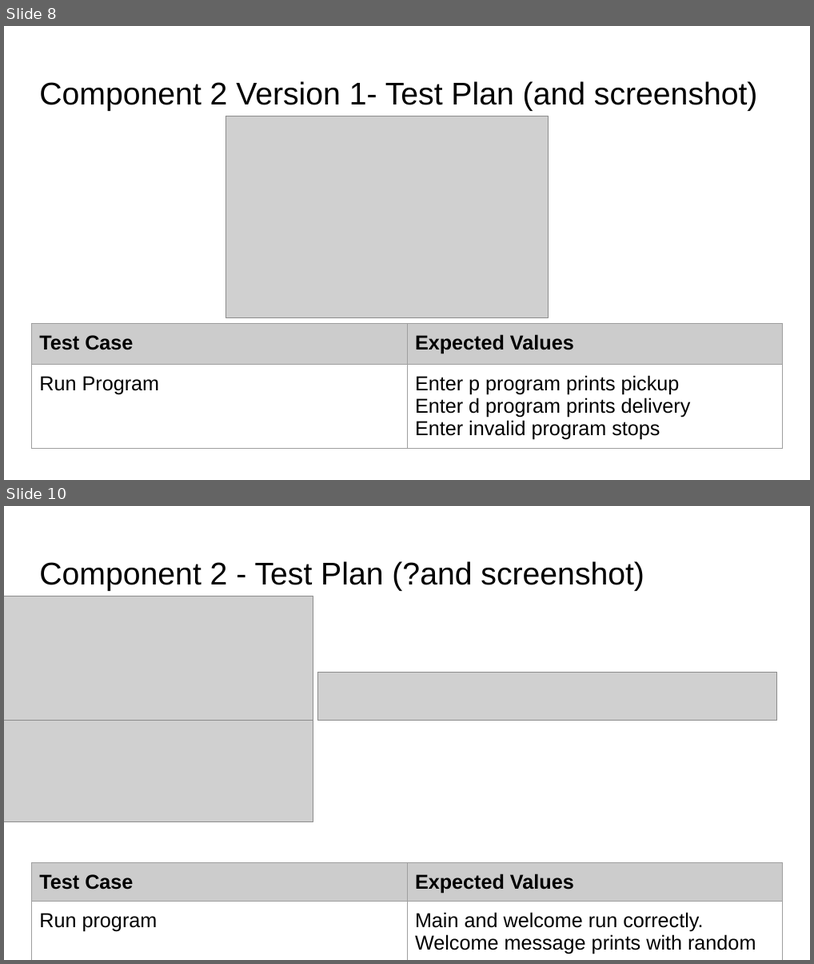
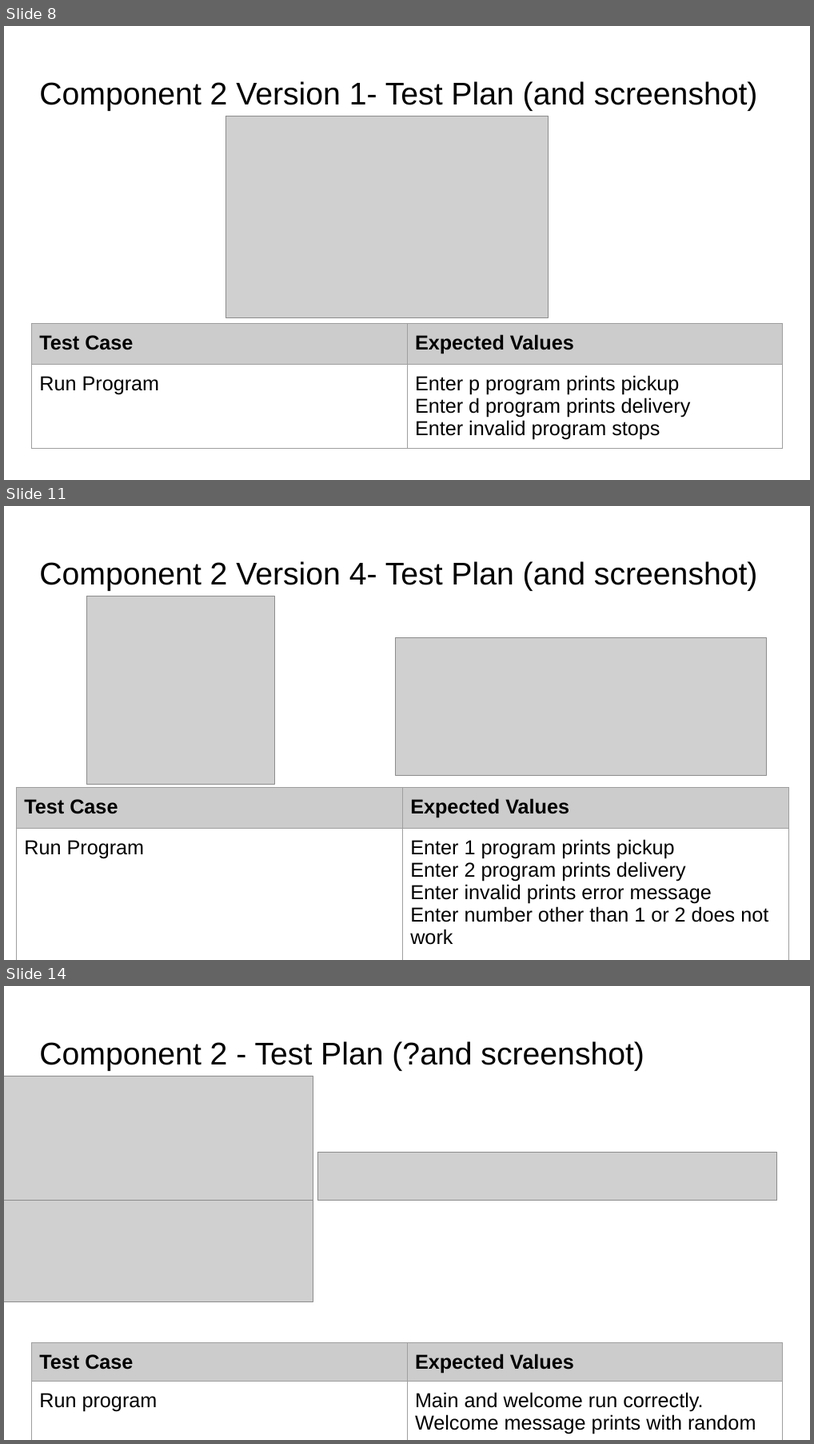
Before and after one commit to levinelson69/pizza_bot, a slide deck: 022_91893+_+91897+Documentation.pptx. Shown one above the other, each under a label of ours: slides 8 and 10 before the commit, slides 8, 11 and 14 after it; the slides between them are not shown. The pictures are 814x964 and 814x1444 pixels, drawn with LibreOffice and Linux fonts; fonts in the diff are those of the drawing; grey boxes stand for pictures. Boxes give left, top, right and bottom in pixels: in the first picture for what was removed or moved away, otherwise in the second. Text is boxed around its words. In the diff, an @@ line names an element or a change of style, - is before the commit and + after.

Commit message:
Created pickup or delivery menu
Created print versions of menu refining it in version 4

```diff
--- a/022_91893+_+91897+Documentation.pptx
+++ b/022_91893+_+91897+Documentation.pptx
@@ slide 11 added at (4, 506, 810, 960), background #FFFFFF @@
@@ title added at (39, 561, 758, 591), 28 pt, text #000000 @@
+Component 2 Version 4- Test Plan (and screenshot)
@@ picture added at (87, 596, 275, 784) @@
@@ picture added at (396, 637, 767, 776) @@
@@ table added at (16, 788, 789, 960), 2 rows, 2 columns @@
+Test Case | Expected Values
+Run Program | Enter 1 program prints pickup / Enter 2 program prints delivery / Enter invalid prints error message / Enter number other than 1 or 2 does not work
@@ what was slide 10 is now slide 14 @@
```
Also in this commit, not shown: 2 slides changed, 3 other slides added, 2 other files.
